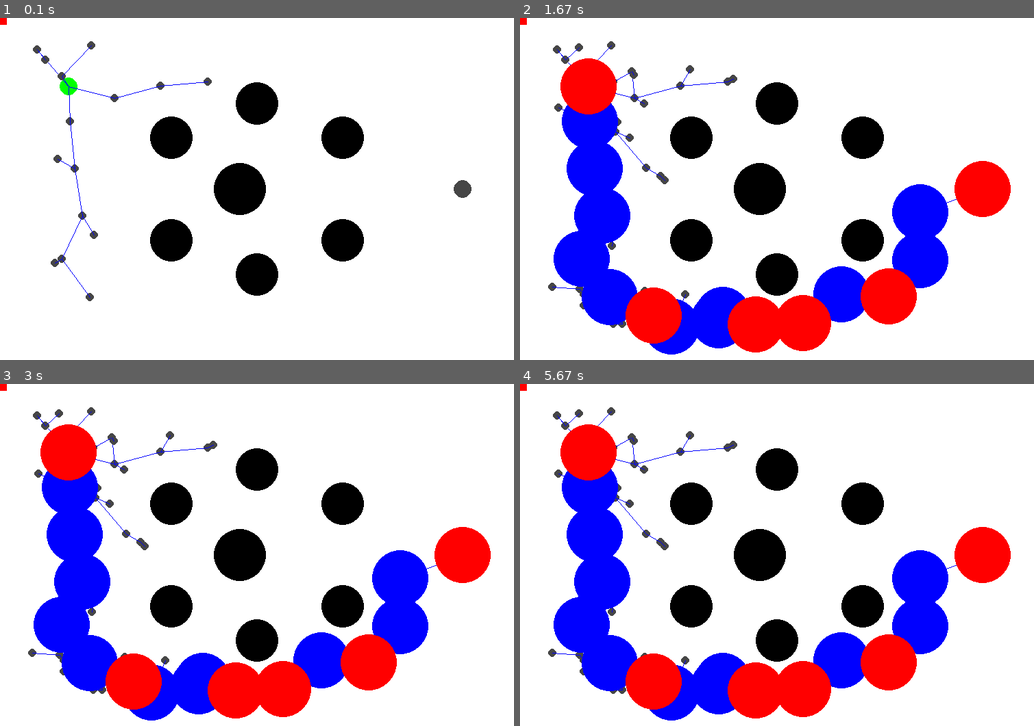
Above: before the commit, frames 1-4 (two rows, left to right).
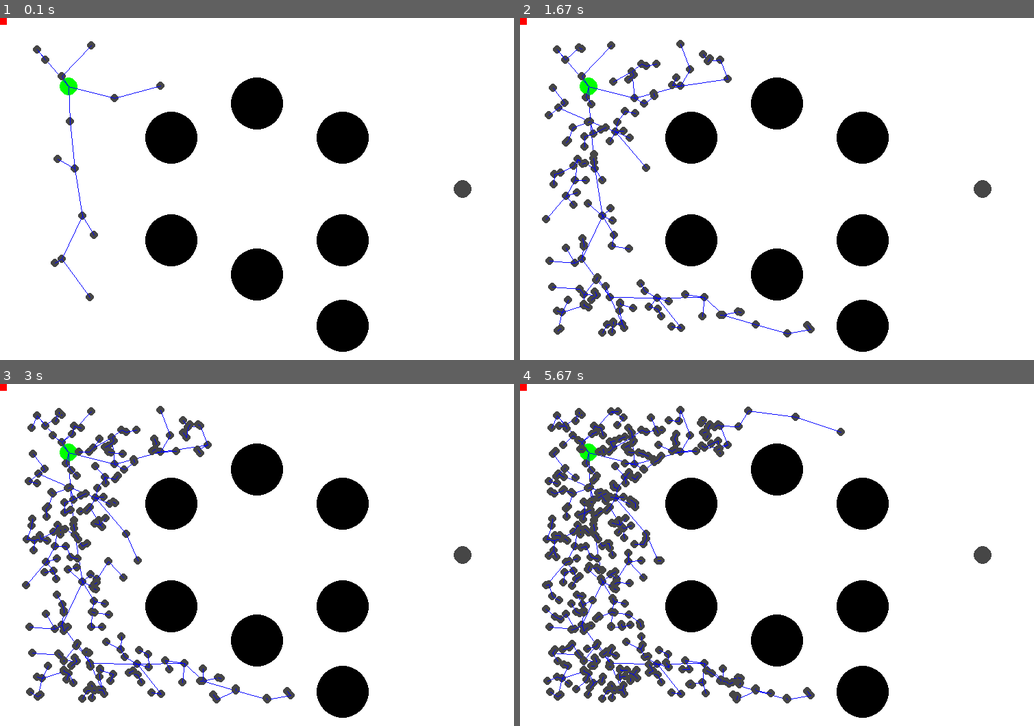
Above: after the commit, the same moments.

Repository: khhaliil/EURO2024
Game: pygame game, started from Tools/PP/RRT.py
The game is run twice, just before and just after one commit, with the same random seed, the same clock (stepped at 60 frames per second) and the same inputs.
Inputs:
- Up to frame 1 (0.1 s): no input
- Up to frame 2 (1.67 s): no input
- Up to frame 3 (3 s): no input
- Up to frame 4 (5.67 s): no input

The runs differ from the first frame. In frame 1, 4.8% of the frame differs, in the area x 28-72%, y 17-98%; in frame 2, 25%; in frame 3, 26%; in frame 4, 28%, in the area x 4-96%, y 6-99%.

Commit message:
updating the code so we can change our robot radius

Diff:
--- a/Tools/PP/RRT.py
+++ b/Tools/PP/RRT.py
@@ -65,14 +65,15 @@
     dimensions = (750, 500)
     start = (100, 100)
     goal = (675, 250)
-    obsdim = 31
+    my_dim = 38
+    obsdim = 38
     obstacles = [[250, 175], [250, 325], [375, 125], [375, 375], [500, 175], [500, 325]]
     prohibited_zone = [0, 0, 10, 10]
-    adv_obs = [350,250]
+    adv_obs = (500,450)
     pygame.init()
 
-    map = RRTMap(start, goal, dimensions, obsdim, obstacles, adv_obs, prohibited_zone)
-    graph = RRTGraph(start, goal, dimensions, obsdim, obstacles,adv_obs, prohibited_zone)
+    map = RRTMap(start, goal, dimensions, my_dim, obsdim, obstacles, adv_obs, prohibited_zone)
+    graph = RRTGraph(start, goal, dimensions, my_dim, obsdim, obstacles,adv_obs, prohibited_zone)
 
     msg: str = '-' * 30 + '\n'
     msg += 'Usage:\n'
@@ -86,8 +87,8 @@
     slow_motion: bool = args.slowmo
 
     while True:
-        map.reset(start, goal, dimensions, obsdim, obstacles, adv_obs, prohibited_zone)
-        graph.reset(start, goal, dimensions, obsdim, obstacles, adv_obs, prohibited_zone)
+        map.reset(start, goal, dimensions, my_dim, obsdim, obstacles, adv_obs, prohibited_zone)
+        graph.reset(start, goal, dimensions, my_dim, obsdim, obstacles, adv_obs, prohibited_zone)
         run(map, graph, goal, controlled, slow_motion, args.sleep)
 
         controlled = False
--- a/Tools/PP/RRTbasePY.py
+++ b/Tools/PP/RRTbasePY.py
@@ -46,7 +46,7 @@
     EDGE_THICKNESS: int = 1
     MAP_WINDOW_NAME: str = 'RRT path planning'
 
-    def __init__(self, start, goal, mapDimensions, obsdim, obstacles,adv_obs, prohibited_zone) -> None:
+    def __init__(self, start, goal, mapDimensions, my_dim, obsdim, obstacles,adv_obs, prohibited_zone) -> None:
         """
         Initialize RRTMap with start and goal positions, map dimensions, obstacle dimensions, and the number of obstacles.
 
@@ -58,9 +58,9 @@
         - obsnum (int): Number of obstacles.
         """
         pygame.display.set_caption(self.MAP_WINDOW_NAME)
-        self.reset(start, goal, mapDimensions, obsdim, obstacles, adv_obs, prohibited_zone)
-
-    def reset(self, start, goal, mapDimensions, obsdim, obstacles, adv_obs, prohibited_zone):
+        self.reset(start, goal, mapDimensions, my_dim, obsdim, obstacles, adv_obs, prohibited_zone)
+
+    def reset(self, start, goal, mapDimensions, my_dim, obsdim, obstacles, adv_obs, prohibited_zone):
         '''
         Resets the map to its original state
         '''
@@ -71,6 +71,7 @@
         self.map = pygame.display.set_mode((self.Mapw, self.Maph))
         self.map.fill(self.WHITE)
 
+        self.my_dim = my_dim
         self.obstacles: List[List[int]] = obstacles
         self.adv_obs = adv_obs
         self.obsdim = obsdim
@@ -104,9 +105,9 @@
         """
 
         for node in path:
-            pygame.draw.circle(self.map, self.BLUE, node, self.NODE_RAD + 38, 0)
+            pygame.draw.circle(self.map, self.BLUE, node, self.NODE_RAD + self.my_dim, 0)
         for node in path_smoothed:
-            pygame.draw.circle(self.map, self.RED, node, self.NODE_RAD +38 , 0)
+            pygame.draw.circle(self.map, self.RED, node, self.NODE_RAD + self.my_dim , 0)
 
     def drawobs(self):
         """
@@ -163,16 +164,15 @@
     - optimize_path: Method to smooth the path by removing unnecessary waypoints.
     """
     SAFETY_DISTANCE: int = 0
-    RADIUS = 38
     ENEMY_RADIUS = 38
 
-    def __init__(self, start, goal, mapDimensions, obsdim, obstacles, adv_obs, prohibited_zone):
+    def __init__(self, start, goal, mapDimensions, my_dim, obsdim, obstacles, adv_obs, prohibited_zone):
         """
         Initialize RRTGraph with start and goal positions, map dimensions, obstacle dimensions, and the number of obstacles.
         """
-        self.reset(start, goal, mapDimensions, obsdim, obstacles, adv_obs, prohibited_zone)
-
-    def reset(self, start, goal, mapDimensions, obsdim, obstacles, adv_obs, prohibited_zone):
+        self.reset(start, goal, mapDimensions, my_dim, obsdim, obstacles, adv_obs, prohibited_zone)
+
+    def reset(self, start, goal, mapDimensions, my_dim, obsdim, obstacles, adv_obs, prohibited_zone):
         self.start = start
         self.goal = goal
         self.found_goal = False
@@ -182,6 +182,7 @@
         self.y = [self.start[1]]
         self.parent = [0]
 
+        self.my_dim = my_dim
         self.obstacles = obstacles
         self.adv_obs = adv_obs
         self.obsDim = obsdim
@@ -273,14 +274,14 @@
         while True:
             # TODO[RS]: maybe we can add the bias towards the goal in here, and start with
             # an ROI around the goal, then keep on expanding with every failed iteration
-            x = int(random.uniform(self.RADIUS, self.mapw - self.RADIUS))
-            y = int(random.uniform(self.RADIUS, self.maph - self.RADIUS))
+            x = int(random.uniform(self.my_dim, self.mapw - self.my_dim))
+            y = int(random.uniform(self.my_dim, self.maph - self.my_dim))
 
             # TODO[RS]: check here if the point is in the obstacles/prohibited area(s)
             # Basically run the sampled point through a list of "filters" that would tell you whether
             # it's a good candidate or not
             print('sampling envir', x, y)
-            if not ((275 <= x + self.RADIUS <= 500 and 0 <= y + self.RADIUS <= 28) and (self.prohibited_zone[0] <= x <= self.prohibited_zone[2] and self.prohibited_zone[1] <= y <= self.prohibited_zone[3])):
+            if not ((275 <= x + self.my_dim <= 500 and 0 <= y + self.my_dim <= 28) and (self.prohibited_zone[0] <= x <= self.prohibited_zone[2] and self.prohibited_zone[1] <= y <= self.prohibited_zone[3])):
                 return (x, y)
 
     def nearest(self, n: int) -> int:
@@ -315,14 +316,14 @@
         x = self.x[n]
         y = self.y[n]
         distance_to_enemy = math.sqrt((x - self.adv_obs[0]) ** 2 + (y - self.adv_obs[1] ) ** 2)
-        if distance_to_enemy < (self.ENEMY_RADIUS + self.SAFETY_DISTANCE + self.RADIUS):
+        if distance_to_enemy < (self.ENEMY_RADIUS + self.SAFETY_DISTANCE + self.my_dim):
             self.remove_node(n)
             return False
         obs = self.obstacles.copy()
         while len(obs) > 0:
             temp = obs.pop(0)
             distance = math.sqrt((x - temp[0]) ** 2 + (y - temp[1]) ** 2)
-            limit = self.obsDim + self.SAFETY_DISTANCE + self.RADIUS
+            limit = self.obsDim + self.SAFETY_DISTANCE + self.my_dim
             if distance < limit:
                 # TODO[RS]: why not check at the time of insertion, why insert it then check if it's free and remove it
                 self.remove_node(n)
@@ -347,7 +348,7 @@
             x = x1 * u + x2 * (1 - u)
             y = y1 * u + y2 * (1 - u)
             distance = math.sqrt((float(x) - float(self.adv_obs[0])) ** 2 + (float(y) - float(self.adv_obs[1])) ** 2)
-            is_too_close_to_enemy: bool = distance < (self.ENEMY_RADIUS + self.SAFETY_DISTANCE + self.RADIUS)
+            is_too_close_to_enemy: bool = distance < (self.ENEMY_RADIUS + self.SAFETY_DISTANCE + self.my_dim)
             is_in_prohibited_area: bool = (self.prohibited_zone[0] < x < self.prohibited_zone[2]) and (self.prohibited_zone[1] < y < self.prohibited_zone[3])
             if is_too_close_to_enemy or is_in_prohibited_area:
                 return True
@@ -360,7 +361,7 @@
                 x = x1 * u + x2 * (1 - u)
                 y = y1 * u + y2 * (1 - u)
                 distance = math.sqrt((float(x) - float(obstacle[0])) ** 2 + (float(y) - float(obstacle[1])) ** 2)
-                is_too_close_to_obstacle: bool = distance < (self.obsDim + self.SAFETY_DISTANCE + self.RADIUS)
+                is_too_close_to_obstacle: bool = distance < (self.obsDim + self.SAFETY_DISTANCE + self.my_dim)
                 is_in_prohibited_area: bool = (self.prohibited_zone[0] < x < self.prohibited_zone[2]) and (self.prohibited_zone[1] < y < self.prohibited_zone[3])
                 if is_too_close_to_obstacle or is_in_prohibited_area:
                     return True
--- a/Tools/PP/testRRT.py
+++ b/Tools/PP/testRRT.py
@@ -1,7 +1,7 @@
 from RRTbasePY import RRTGraph
 
-def find_path_coordinates( start=(88, 245), goal=(675, 75),  dimensions=(750, 500), obsdim=31, obstacles=[[250, 175], [250, 325], [375, 125], [375, 375], [500, 175], [500, 325], [224,206]], adv_obs = [750,250],prohibited_zone = [0, 0, 10, 10] ):
-    graph = RRTGraph(start, goal, dimensions, obsdim, obstacles,adv_obs, prohibited_zone)
+def find_path_coordinates( start=(88, 245), goal=(675, 75),  dimensions=(750, 500), my_dim = 38, obsdim=31, obstacles=[[250, 175], [250, 325], [375, 125], [375, 375], [500, 175], [500, 325], [224,206]], adv_obs = [750,250],prohibited_zone = [0, 0, 10, 10] ):
+    graph = RRTGraph(start, goal, dimensions, my_dim, obsdim, obstacles,adv_obs, prohibited_zone)
     iteration = 0
 
     while not graph.path_to_goal():
